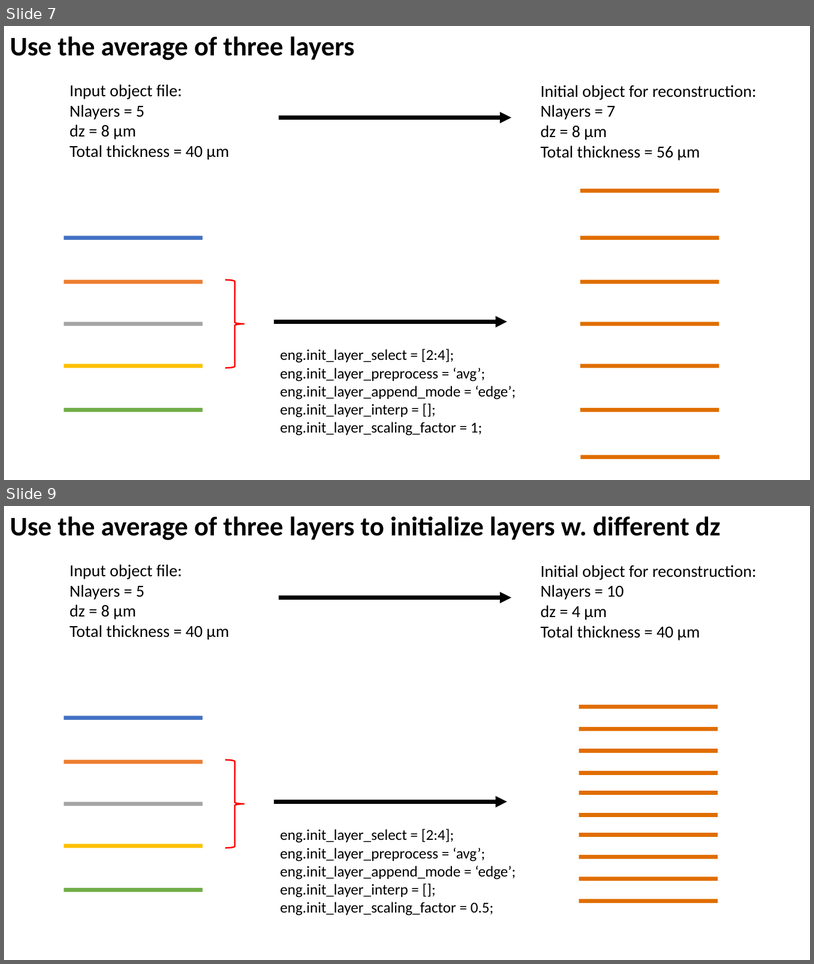
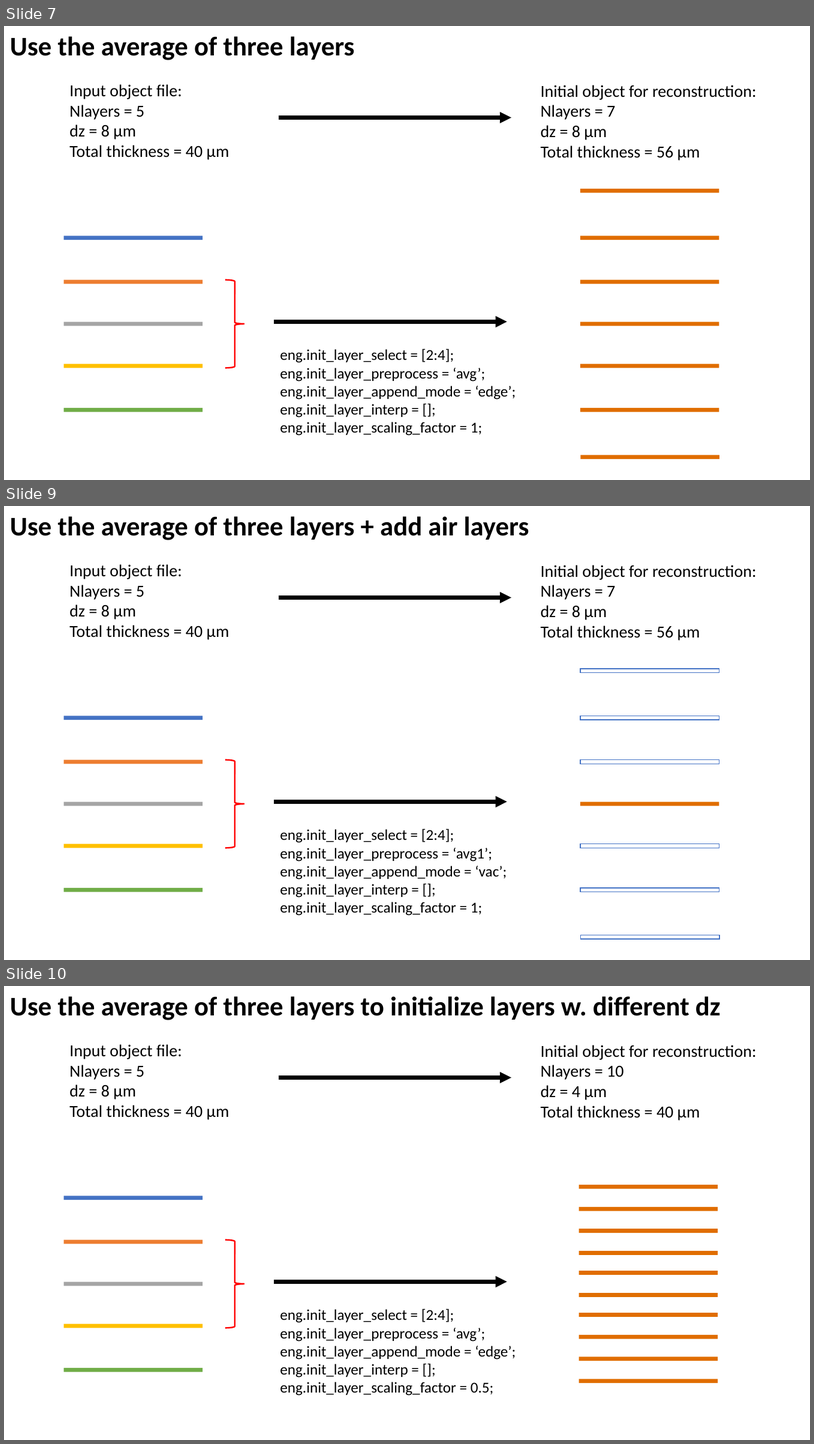
Before and after one commit to yijiang1/fold_slice, a slide deck: ptycho/notes/GPU_MS_obj_init_example.pptx. Shown one above the other, each under a label of ours: slides 7 and 9 before the commit, slides 7, 9 and 10 after it; the slides between them are not shown. The pictures are 814x964 and 814x1444 pixels, drawn with LibreOffice and Linux fonts; fonts in the diff are those of the drawing. Boxes give left, top, right and bottom in pixels: in the first picture for what was removed or moved away, otherwise in the second. Text is boxed around its words. In the diff, an @@ line names an element or a change of style, - is before the commit and + after.

```diff
--- a/ptycho/notes/GPU_MS_obj_init_example.pptx
+++ b/ptycho/notes/GPU_MS_obj_init_example.pptx
@@ slide 9 added at (4,506,810,960), background #FFFFFF @@
@@ text added at (10,516,530,540), 32 pt, text #000000, bold @@
+Use the average of three layers + add air layers
@@ text added at (69,564,230,640), 20 pt, text #000000 @@
+Input object file:
+Nlayers = 5
+dz = 8 μm
+Total thickness = 40 μm
@@ text added at (541,565,756,640), 20 pt, text #000000 @@
+Initial object for reconstruction:
+Nlayers = 7
+dz = 8 μm
+Total thickness = 56 μm
@@ arrow added from (279, 597) to (512, 597), #000000 4.5 pt @@
@@ rectangle added at (64,716,203,720), fill #4472C4 @@
@@ rectangle added at (64,759,203,764), fill #ED7D31 @@
@@ right brace added at (225,759,245,847), outline #FF0000 1.75 pt @@
@@ rectangle added at (64,802,203,806), fill #A5A5A5 @@
@@ arrow added from (275, 802) to (507, 802), #000000 4.5 pt @@
@@ text added at (280,828,507,915), 18 pt, text #000000 @@
+eng.init_layer_select = [2:4];
+eng.init_layer_preprocess = ‘avg1’;
+eng.init_layer_append_mode = ‘vac’;
+eng.init_layer_interp = [];
+eng.init_layer_scaling_factor = 1;
@@ rectangle added at (64,844,203,848), fill #FFC000 @@
@@ rectangle added at (64,888,203,892), fill #70AD47 @@
@@ group added at (581,669,720,939): 7 rectangles @@
@@ what was slide 9 is now slide 10 @@
```
Also in this commit, not shown: 5 slides changed.
